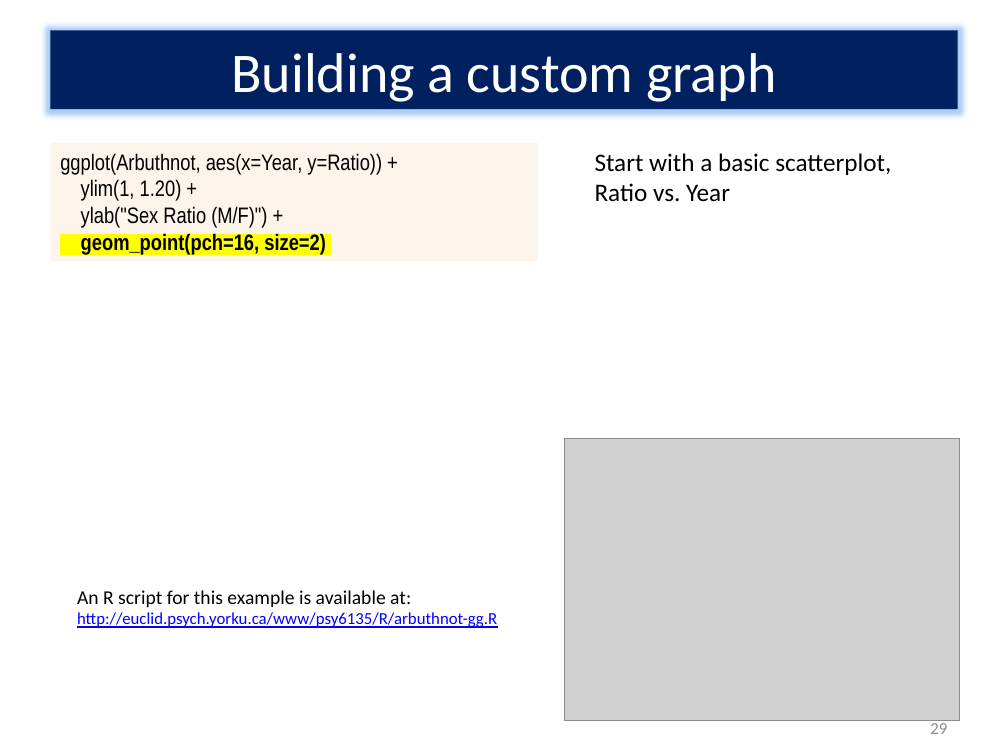
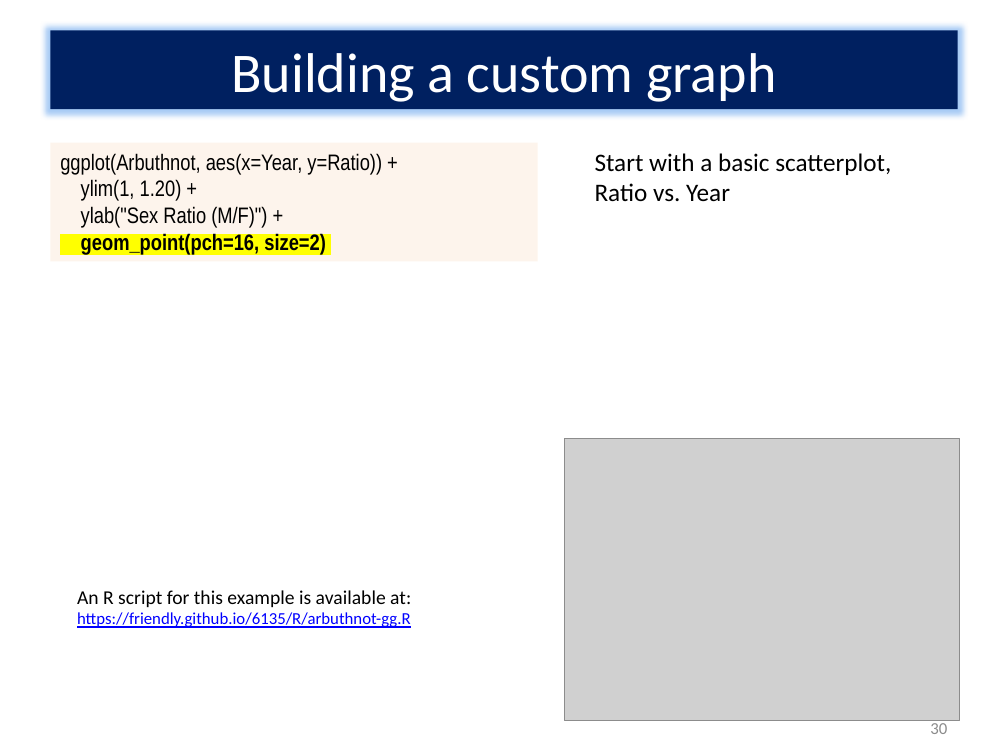
Before and after one commit to friendly/6135, a slide deck: slide 30 of lectures/ggplot-intro.pptx (slide 29 before the commit). Drawn at 1008x756 pixels with LibreOffice and Linux fonts; fonts in the diff are those of the drawing; grey boxes stand for pictures. Boxes give left, top, right and bottom in pixels: in the first picture for what was removed or moved away, otherwise in the second. Text is boxed around its words. In the diff, an @@ line names an element or a change of style, - is before the commit and + after.

```diff
--- a/lectures/ggplot-intro.pptx
+++ b/lectures/ggplot-intro.pptx
@@ text at [77, 590, 411, 628]: text changed @@
-An R script for this example is available at: http://euclid.psych.yorku.ca/www/psy6135/R/arbuthnot-gg.R
+An R script for this example is available at: https://friendly.github.io/6135/R/arbuthnot-gg.R
@@ page number at [930, 720, 947, 734]: text changed @@
-29
+30
```
Also in this commit, not shown: 1 other slide changed, 1 slide added, 12 other files.
